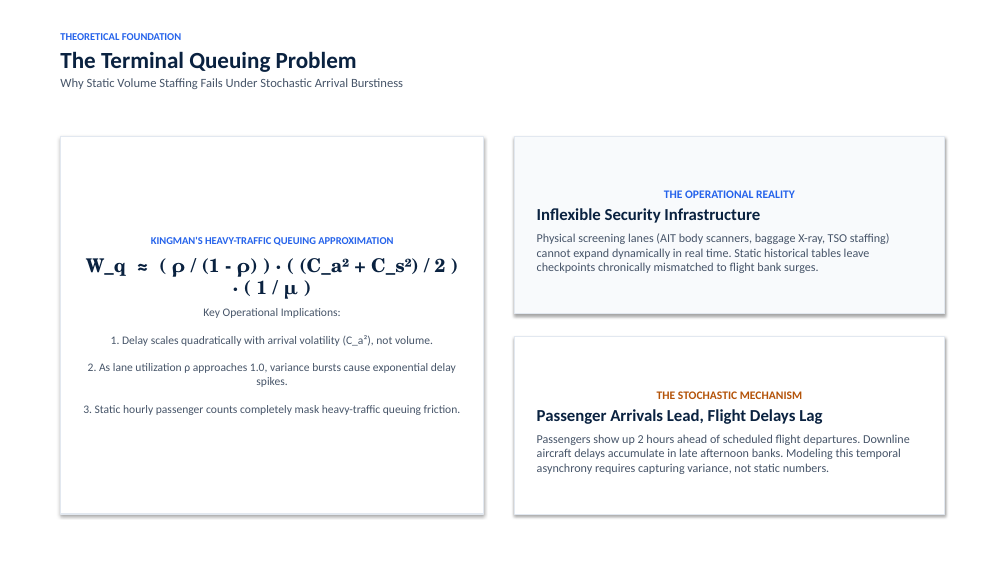
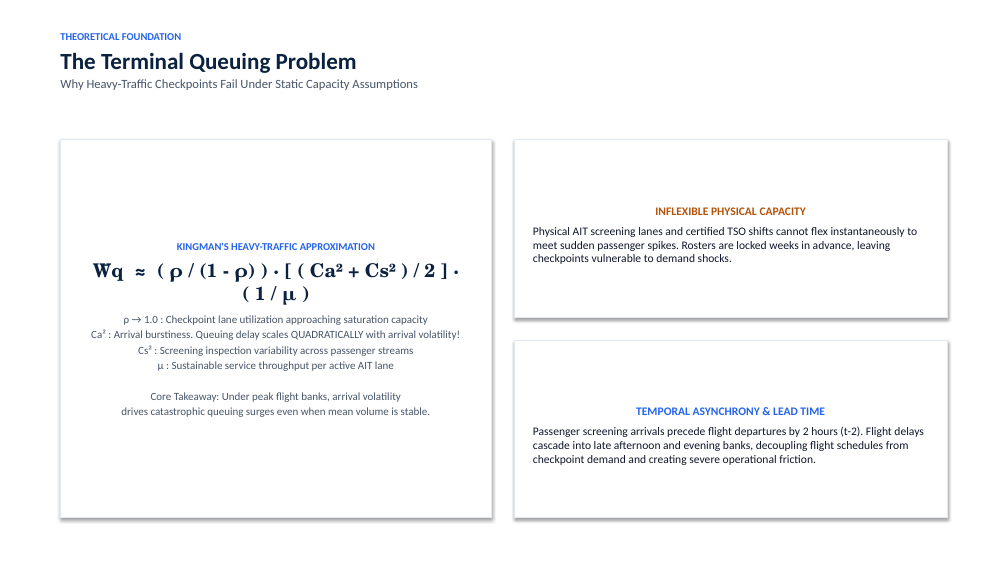
Before and after one commit to leila-gleich/final-thesis, a slide deck: slide 3 of Recommended-Thesis-Defense-Deck.pptx. Drawn at 1008x567 pixels with LibreOffice and Linux fonts; fonts in the diff are those of the drawing. Boxes give left, top, right and bottom in pixels: in the first picture for what was removed or moved away, otherwise in the second. Text is boxed around its words. In the diff, an @@ line names an element or a change of style, - is before the commit and + after.

```diff
--- a/Recommended-Thesis-Defense-Deck.pptx
+++ b/Recommended-Thesis-Defense-Deck.pptx
@@ text at bbox=[60, 79, 418, 90]: text changed @@
-Why Static Volume Staffing Fails Under Stochastic Arrival Burstiness
+Why Heavy-Traffic Checkpoints Fail Under Static Capacity Assumptions
@@ rectangle "KINGMAN'S HEAVY-TRAFFIC APPROXIMATION": place and size @@
-rectangle "KINGMAN'S HEAVY-TRAFFIC APPROXIMATION" at bbox=[60, 136, 484, 514]
+rectangle "KINGMAN'S HEAVY-TRAFFIC APPROXIMATION" at bbox=[60, 140, 492, 518]
@@ rectangle "INFLEXIBLE PHYSICAL CAPACITY": place and size @@
-rectangle "INFLEXIBLE PHYSICAL CAPACITY" at bbox=[514, 136, 945, 314]
+rectangle "INFLEXIBLE PHYSICAL CAPACITY" at bbox=[514, 140, 948, 318]
@@ rectangle "INFLEXIBLE PHYSICAL CAPACITY" at bbox=[514, 140, 948, 318]: fill #F8FAFC to #FFFFFF @@
@@ text in rectangle at bbox=[533, 207, 917, 264]: text changed; size 11.5 to 11 pt; text colour #475569 to #0F172A @@
-THE OPERATIONAL REALITY
-Inflexible Security Infrastructure
-Physical screening lanes (AIT body scanners, baggage X-ray, TSO staffing) cannot expand dynamically in real time. Static historical tables leave checkpoints chronically mismatched to flight bank surges.
+INFLEXIBLE PHYSICAL CAPACITY
+Physical AIT screening lanes and certified TSO shifts cannot flex instantaneously to meet sudden passenger spikes. Rosters are locked weeks in advance, leaving checkpoints vulnerable to demand shocks.
@@ text in rectangle at bbox=[91, 243, 461, 417]: text changed; size 11 to 10.5 pt @@
-KINGMAN'S HEAVY-TRAFFIC QUEUING APPROXIMATION
-W_q ≈ ( ρ / (1 - ρ) ) · ( (C_a² + C_s²) / 2 ) · ( 1 / μ )
-Key Operational Implications:
-1. Delay scales quadratically with arrival volatility (C_a²), not volume.
-2. As lane utilization ρ approaches 1.0, variance bursts cause exponential delay spikes.
-3. Static hourly passenger counts completely mask heavy-traffic queuing friction.
+KINGMAN'S HEAVY-TRAFFIC APPROXIMATION
+W̄q ≈ ( ρ / (1 - ρ) ) · [ ( Ca² + Cs² ) / 2 ] · ( 1 / μ )
+ρ → 1.0 : Checkpoint lane utilization approaching saturation capacity
+Ca² : Arrival burstiness. Queuing delay scales QUADRATICALLY with arrival volatility!
+Cs² : Screening inspection variability across passenger streams
+μ : Sustainable service throughput per active AIT lane
+Core Takeaway: Under peak flight banks, arrival volatility
+drives catastrophic queuing surges even when mean volume is stable.
@@ rectangle "TEMPORAL ASYNCHRONY & LEAD TIME": place and size @@
-rectangle "TEMPORAL ASYNCHRONY & LEAD TIME" at bbox=[514, 337, 945, 514]
+rectangle "TEMPORAL ASYNCHRONY & LEAD TIME" at bbox=[514, 340, 948, 518]
@@ text in rectangle at bbox=[533, 407, 923, 465]: text changed; size 11.5 to 11 pt; text colour #475569 to #0F172A @@
-THE STOCHASTIC MECHANISM
-Passenger Arrivals Lead, Flight Delays Lag
-Passengers show up 2 hours ahead of scheduled flight departures. Downline aircraft delays accumulate in late afternoon banks. Modeling this temporal asynchrony requires capturing variance, not static numbers.
+TEMPORAL ASYNCHRONY & LEAD TIME
+Passenger screening arrivals precede flight departures by 2 hours (t-2). Flight delays cascade into late afternoon and evening banks, decoupling flight schedules from checkpoint demand and creating severe operational friction.
```
Also in this commit, not shown: 22 other slides changed, 9 slides added, 9 slides removed, 4 other files.
